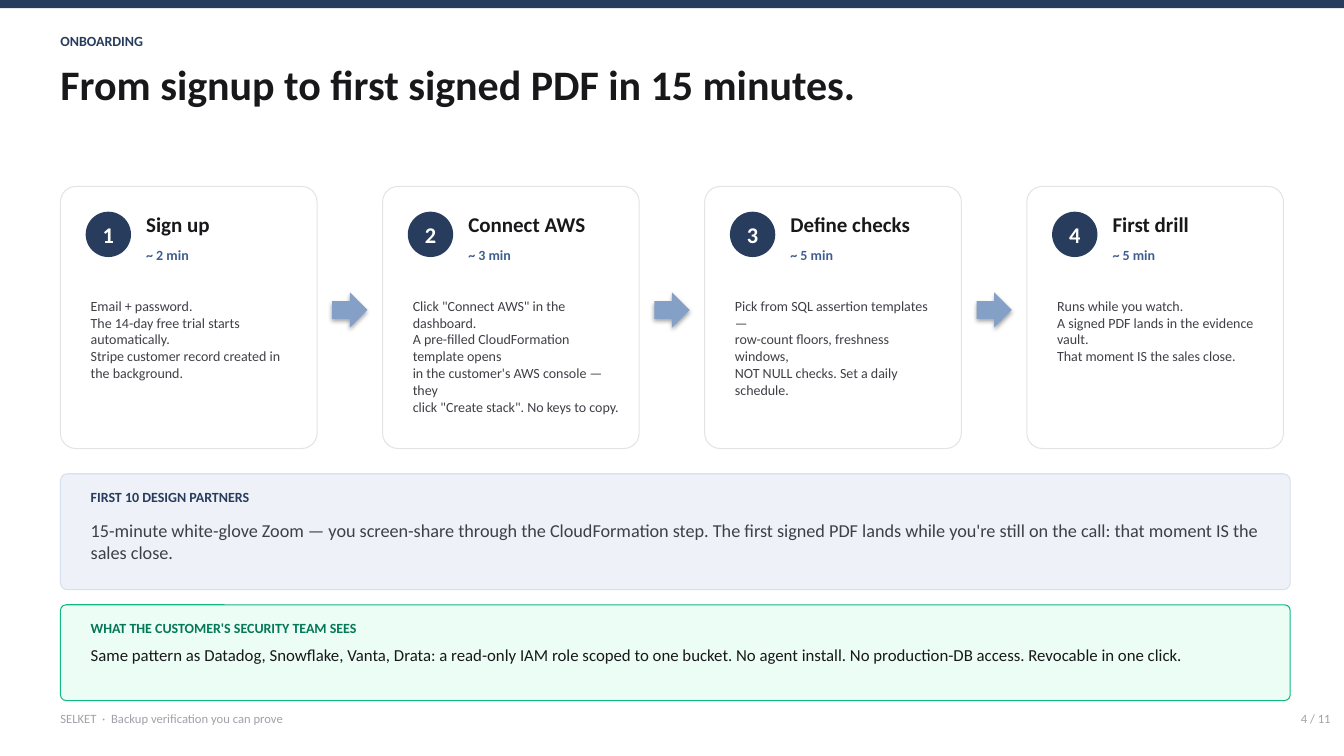
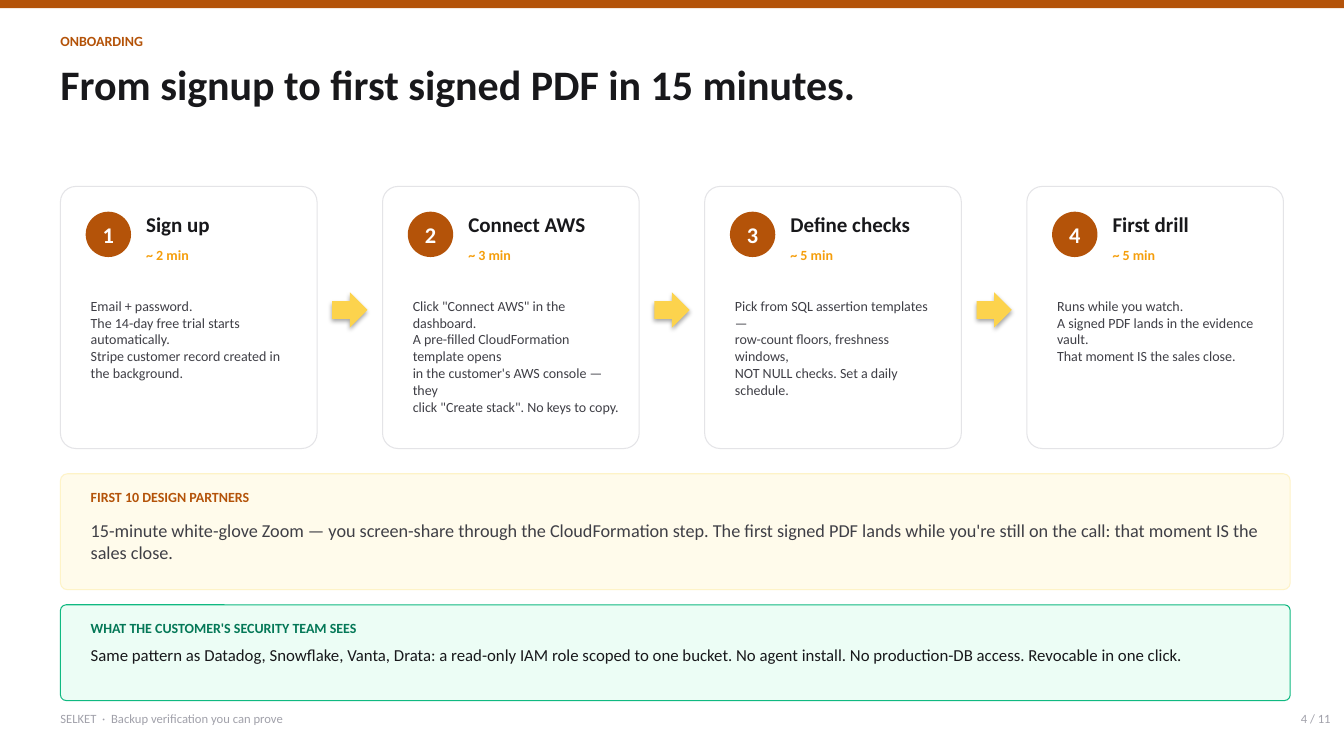
Before and after one commit to PreShotCome/Dokas, a slide deck: slide 4 of docs/presentations/Selket_Investor_Deck.pptx. Drawn at 1344x756 pixels with LibreOffice and Linux fonts; fonts in the diff are those of the drawing. Boxes give left, top, right and bottom in pixels: in the first picture for what was removed or moved away, otherwise in the second. Text is boxed around its words. In the diff, an @@ line names an element or a change of style, - is before the commit and + after.

```diff
--- a/docs/presentations/Selket_Investor_Deck.pptx
+++ b/docs/presentations/Selket_Investor_Deck.pptx
@@ text "ONBOARDING" at bbox=[60, 37, 143, 46]: text colour #283C5D to #B45309 @@
@@ fill #283C5D to #B45309 in 5 elements at bbox=[0, 0, 1344, 8], bbox=[86, 212, 131, 257], bbox=[408, 212, 454, 257], bbox=[730, 212, 775, 257], bbox=[1053, 212, 1098, 257] @@
@@ text colour #3F5E8D to #F59E0B in 4 elements at bbox=[156, 250, 188, 260], bbox=[478, 250, 511, 260], bbox=[800, 250, 833, 260], bbox=[1123, 250, 1155, 260] @@
@@ fill #84A0C6 to #FCD34D in 3 elements at bbox=[333, 292, 368, 328], bbox=[654, 292, 690, 328], bbox=[977, 292, 1012, 328] @@
@@ rounded rectangle at bbox=[60, 474, 1291, 590]: fill #EEF2F8 to #FFFBEB; outline #D6E0EE 0.75 pt to #FEF3C7 0.75 pt @@
@@ text "FIRST 10 DESIGN PARTNERS" at bbox=[91, 493, 249, 502]: text colour #283C5D to #B45309 @@
```
Also in this commit, not shown: 10 other slides changed, 6 other files.
